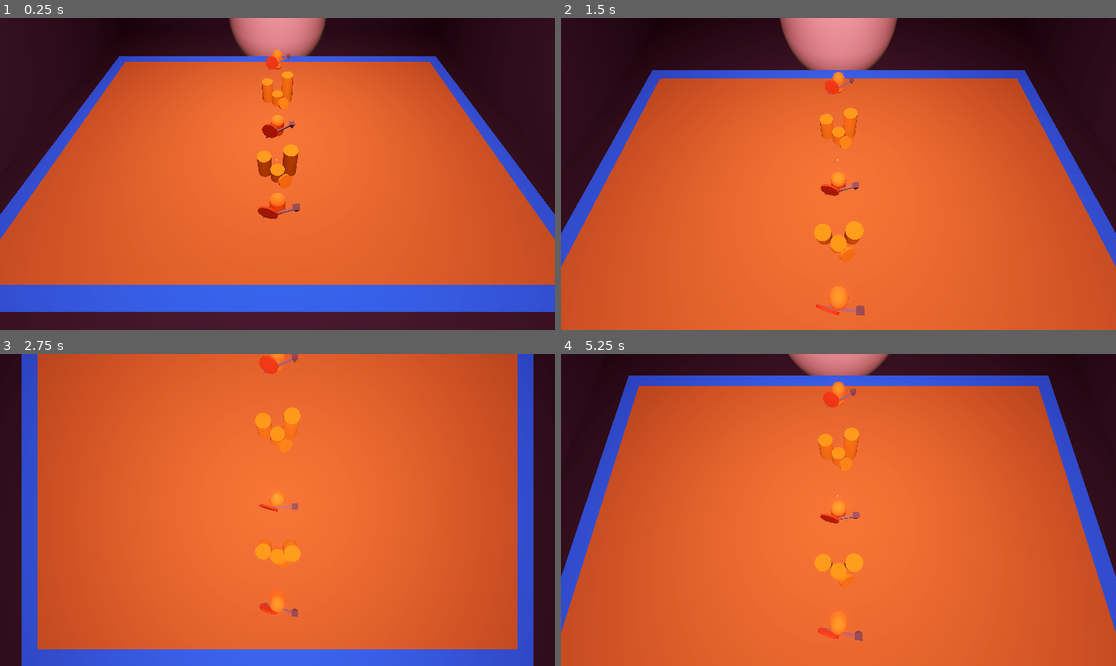
Above: before the commit, frames 1-4 (two rows, left to right).
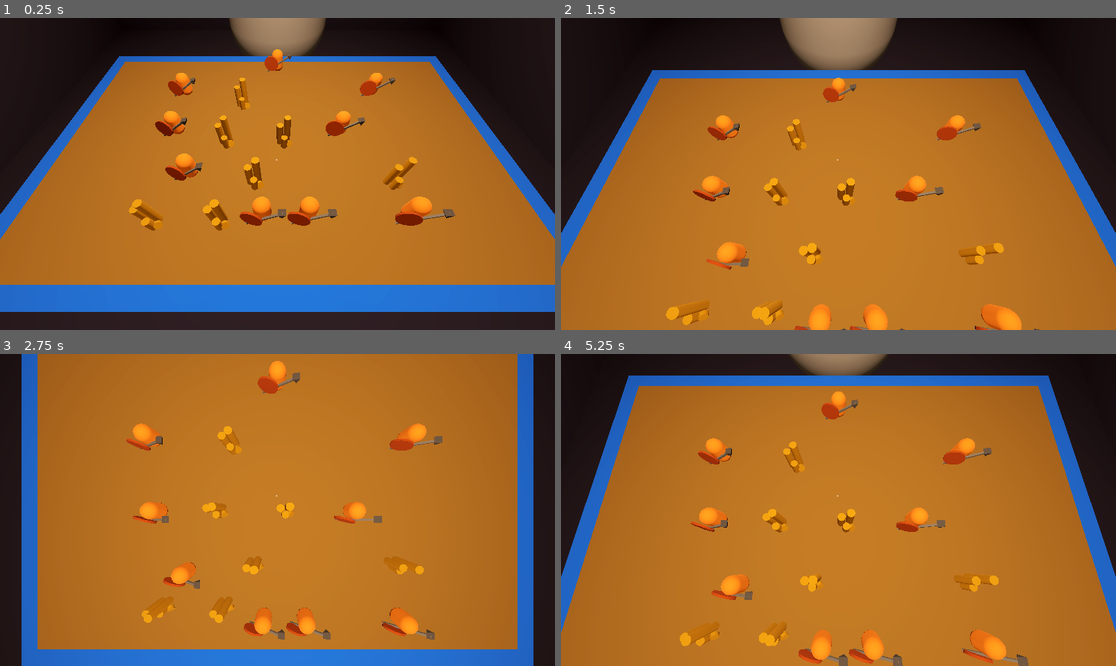
Above: after the commit, the same moments.

Repository: Bryan-Wang-105/card_game
Game: Godot game, scene res://world.tscn
The game is run twice, just before and just after one commit, with the same random seed, the same clock (stepped at 60 frames per second) and the same inputs.
Inputs (mouse positions are in pixels of both pictures, inside the frame that each line leads up to):
- Up to frame 1 (0.25 s): no input
- Up to frame 2 (1.5 s): tap Enter at 0.5 s; move the mouse to (960, 158) at 0.52 s; tap S (s) at 0.6 s; tap W (w) at 0.8, 1.35 s; move the mouse to (727, 189) at 1.27 s
- Up to frame 3 (2.75 s): tap S (s) at 1.55 s; tap Space at 2 s; move the mouse to (333, 441) at 2.02 s; click (333, 441) at 2.1 s; tap W (w) at 2.3 s
- Up to frame 4 (5.25 s): move the mouse to (810, 572) at 2.77 s; right-click (810, 572) at 2.85 s; tap S (s) at 3.05, 3.6, 4.55 s; move the mouse to (1005, 556) at 3.52 s; tap W (w) at 3.8 s; tap Enter at 4.25 s; move the mouse to (672, 463) at 4.27 s; tap Mouse wheel down (scroll_down) at 4.35 s; tap Space at 5 s; move the mouse to (866, 510) at 5.02 s; hold Mouse wheel up (scroll_up) from 5.03 s (still down)

The runs differ from the first frame. In frame 1, 65% of the frame differs, in the area x 0-100%, y 0-100%; in frame 2, 73%; in frame 3, 86%, in the area x 3-97%, y 0-100%; in frame 4, 81%.

Commit message:
Can now randomly generate events in the layers until boss visually and on the backend. Need to now link the paths to each node from backend to visual frontend.

Diff:
--- a/3D_art/CombatEvent/CombatEvent.tscn
+++ b/3D_art/CombatEvent/CombatEvent.tscn
@@ -6,7 +6,7 @@
 size = Vector3(0.213064, 0.178955, 0.130066)
 
 [node name="CombatEvent" type="CollisionShape3D" groups=["battle"]]
-transform = Transform3D(1, 0, 0, 0, 1, 0, 0, 0, 1, -0.00177759, 0.00177638, 0.0151672)
+transform = Transform3D(1, 0, 0, 0, 1, 0, 0, 0, 1, -0.00177759, 0.00177638, -0.000145525)
 shape = SubResource("BoxShape3D_8kd0p")
 
 [node name="Soldier" parent="." instance=ExtResource("1_ldko5")]
--- a/3D_art/CombatEvent/CombatMesh.tscn
+++ b/3D_art/CombatEvent/CombatMesh.tscn
@@ -31,7 +31,7 @@
 size = Vector3(0.213064, 0.178955, 0.130066)
 
 [node name="Soldier" type="MeshInstance3D" groups=["battle"]]
-transform = Transform3D(1, 0, 0, 0, 1, 0, 0, 0, 1, 0, -0.00127538, 0)
+transform = Transform3D(1, 0, 0, 0, 1, 0, 0, 0, 1, 0, 0.0809739, -0.00328207)
 mesh = SubResource("CapsuleMesh_5hl8y")
 surface_material_override/0 = SubResource("StandardMaterial3D_dflel")
 
--- a/3D_art/ShopEvent/ShopEvent.tscn
+++ b/3D_art/ShopEvent/ShopEvent.tscn
@@ -3,11 +3,11 @@
 [ext_resource type="PackedScene" uid="uid://de5tugve56jad" path="res://3D_art/ShopEvent/ShopMesh.tscn" id="1_pjytp"]
 
 [sub_resource type="BoxShape3D" id="BoxShape3D_q1kny"]
-size = Vector3(0.219678, 0.22762, 0.169492)
+size = Vector3(0.119434, 0.218302, 0.113601)
 
 [node name="ShopEvent" type="CollisionShape3D" groups=["shop"]]
-transform = Transform3D(1, 0, 0, 0, 1, 0, 0, 0, 1, -0.00490722, 0.117126, -0.0221092)
+transform = Transform3D(1, 0, 0, 0, 1, 0, 0, 0, 1, 0.00186398, 0.100941, -0.00186957)
 shape = SubResource("BoxShape3D_q1kny")
 
 [node name="ShopMesh" parent="." instance=ExtResource("1_pjytp")]
-transform = Transform3D(1, 0, 0, 0, -1, 8.74228e-08, 0, -8.74228e-08, -1, 0, -0.0730807, 0.00674796)
+transform = Transform3D(1, 0, 0, 0, -1, 8.74228e-08, 0, -8.74228e-08, -1, 0, -0.0597818, 0.0182737)
--- a/3D_art/ShopEvent/ShopMesh.tscn
+++ b/3D_art/ShopEvent/ShopMesh.tscn
@@ -1,47 +1,47 @@
 [gd_scene load_steps=6 format=3 uid="uid://de5tugve56jad"]
 
 [sub_resource type="CylinderMesh" id="CylinderMesh_yu101"]
-top_radius = 0.04
-bottom_radius = 0.04
+top_radius = 0.02
+bottom_radius = 0.02
 height = 0.08
 
 [sub_resource type="StandardMaterial3D" id="StandardMaterial3D_ncj8d"]
 albedo_color = Color(0.72549, 0.494118, 0, 1)
 
 [sub_resource type="CylinderMesh" id="CylinderMesh_v1qr4"]
-top_radius = 0.04
-bottom_radius = 0.04
+top_radius = 0.02
+bottom_radius = 0.02
 height = 0.15
 
 [sub_resource type="CylinderMesh" id="CylinderMesh_c30nf"]
-top_radius = 0.04
-bottom_radius = 0.04
+top_radius = 0.02
+bottom_radius = 0.02
 height = 0.2
 
 [sub_resource type="CylinderMesh" id="CylinderMesh_remvs"]
-top_radius = 0.04
-bottom_radius = 0.04
+top_radius = 0.02
+bottom_radius = 0.02
 height = 0.02
 
 [node name="ShopMesh" type="MeshInstance3D"]
-transform = Transform3D(1, 0, 0, 0, -1, 8.74228e-08, 0, -8.74228e-08, -1, 0, 0.0458106, 0)
+transform = Transform3D(1, 0, 0, 0, -1, 8.74228e-08, 0, -8.74228e-08, -1, 0.00492311, 0.0458106, 0.0180512)
 mesh = SubResource("CylinderMesh_yu101")
 surface_material_override/0 = SubResource("StandardMaterial3D_ncj8d")
 
 [node name="CollisionShape3D2" type="MeshInstance3D" parent="."]
-transform = Transform3D(1, 0, 0, 0, -0.999999, 8.74227e-08, 0, -8.74227e-08, -0.999999, -0.0726944, -0.0345594, 0.0404476)
+transform = Transform3D(1, 0, 0, 0, -0.999999, 8.74227e-08, 0, -8.74227e-08, -0.999999, -0.0268068, -0.0345594, 0.0338835)
 mesh = SubResource("CylinderMesh_v1qr4")
 skeleton = NodePath("")
 surface_material_override/0 = SubResource("StandardMaterial3D_ncj8d")
 
 [node name="CollisionShape3D3" type="MeshInstance3D" parent="."]
-transform = Transform3D(1, 0, 0, 0, -0.999999, 8.74227e-08, 0, -8.74227e-08, -0.999999, 0.070285, -0.0622836, 0.0404476)
+transform = Transform3D(1, 0, 0, 0, -0.999999, 8.74227e-08, 0, -8.74227e-08, -0.999999, 0.0169594, -0.0622836, 0.0404476)
 mesh = SubResource("CylinderMesh_c30nf")
 skeleton = NodePath("")
 surface_material_override/0 = SubResource("StandardMaterial3D_ncj8d")
 
 [node name="CollisionShape3D4" type="MeshInstance3D" parent="."]
-transform = Transform3D(0.757843, -0.458597, -0.464071, -0.192514, 0.522439, -0.830659, 0.623387, 0.71885, 0.30764, 0.0434417, 0.00816816, -0.0466504)
+transform = Transform3D(0.757843, -0.458597, -0.464071, -0.192514, 0.522439, -0.830659, 0.623387, 0.71885, 0.30764, 0.0291242, 0.0196273, 0.00353836)
 mesh = SubResource("CylinderMesh_remvs")
 skeleton = NodePath("")
 surface_material_override/0 = SubResource("StandardMaterial3D_ncj8d")
--- a/MapManager.gd
+++ b/MapManager.gd
@@ -4,6 +4,8 @@
 
 var path_to_combat = "res://3D_art/CombatEvent/CombatEvent.tscn"
 var path_to_shop = "res://3D_art/ShopEvent/ShopEvent.tscn"
+var toSpawnCombat = load(path_to_combat)
+var toSpawnShop = load(path_to_shop)
 var available_nodes = []
 
 var layers := 5
@@ -13,17 +15,15 @@
 
 # Called when the node enters the scene tree for the first time.
 func _ready() -> void:
-	place_events()
-	#generate_nodes_and_paths()
+	#place_events()
+	generate_nodes_and_paths()
 
 func place_events():
-	var toSpawnCombat = load(path_to_combat)
-	var toSpawnShop = load(path_to_shop)
 	var scene_instance
 	var start_node = get_node("Starting point")
 	var node_pos
 
-	for i in range(5):
+	for i in range(layers):
 		node_pos = start_node.get_child(i)
 
 		if i % 2 == 0:
@@ -42,23 +42,47 @@
 		# Add the instance to the current scene
 		add_child(scene_instance)
 
-		# Reset node pos
-		node_pos = get_node("Starting point")
 
 # Generates the nodes and paths as arrays
 func generate_nodes_and_paths():
+	var percent
+	var scene_instance
+	var start_node = get_node("Starting point")
+	var node_pos
+
+	print("A")
 	for layer_index in range(layers):
+		print(layer_index)
 		var current_layer_nodes := []
-
+		var horizontal_offset = []
+		node_pos = start_node.get_child(layer_index)
+		horizontal_offset = generate_random_points(nodes_per_layer[layer_index])
+		print("B")
 		# Generate nodes for each layer (store their unique IDs)
 		for node_index in range(nodes_per_layer[layer_index]):
-			current_layer_nodes.append("Node_%d_%d" % [layer_index, node_index])
+			percent = randi_range(0,1)
+			if percent == 0:
+				scene_instance = toSpawnCombat.instantiate()
+			else:
+				scene_instance = toSpawnShop.instantiate()
 
-		nodes.append(current_layer_nodes)
+			# Set the position of the new instance to the position of the specified node
+			scene_instance.position = node_pos.position
+			scene_instance.position.y = node_pos.position.y + .15
 
-		# Connect the nodes from the previous layer to the current layer
-		if layer_index > 0:
-			connect_nodes_without_intersections(nodes[layer_index - 1], current_layer_nodes)
+			if len(horizontal_offset) > 1:
+				scene_instance.position.x = node_pos.position.x + horizontal_offset[node_index]
+
+			current_layer_nodes.append("Layer %d / Node %d" % [layer_index, node_index])
+
+			# Add the instance to the current scene
+			add_child(scene_instance)
+
+			nodes.append(current_layer_nodes)
+
+			# Connect the nodes from the previous layer to the current layer
+			if layer_index > 0:
+				connect_nodes_without_intersections(nodes[layer_index - 1], current_layer_nodes)
 
 	print("Nodes: ", nodes)
 	print("Paths: ", paths)
@@ -129,3 +153,32 @@
 
 func update_available_nodes():
 	available_nodes[0] += 1
+
+
+func generate_random_points(num_points: int) -> Array:
+	# Validate the input to ensure it doesn't exceed 5 points
+	if num_points < 1 or num_points > 5:
+		print("Number of points must be between 1 and 5.")
+		return []
+
+	var points = []
+	var lower_bound = -1
+	var upper_bound = 1
+	var boundary = 0.3
+
+	# Generate unique random points within the specified range and minimum distance
+	while points.size() < num_points:
+		var random_point = randf_range(lower_bound + boundary, upper_bound - boundary)
+
+		# Check if the point respects the minimum distance
+		var is_valid_point = true
+		for point in points:
+			if abs(random_point - point) < 0.2:
+				is_valid_point = false
+				break
+
+		# If valid, add the point to the list
+		if is_valid_point:
+			points.append(random_point)
+
+	return points
--- a/MapManager.tscn
+++ b/MapManager.tscn
@@ -48,16 +48,16 @@
 [node name="Starting point" type="Node3D" parent="."]
 
 [node name="1" type="Node3D" parent="Starting point"]
-transform = Transform3D(1, 0, 0, 0, 1, 0, 0, 0, 1, 0, 0, 0.560369)
+transform = Transform3D(1, 0, 0, 0, 1, 0, 0, 0, 1, 0, 0, 0.622503)
 
 [node name="2" type="Node3D" parent="Starting point"]
-transform = Transform3D(1, 0, 0, 0, 1, 0, 0, 0, 1, 0, 0, 0.330977)
+transform = Transform3D(1, 0, 0, 0, 1, 0, 0, 0, 1, 0, 0, 0.393111)
 
 [node name="3" type="Node3D" parent="Starting point"]
-transform = Transform3D(1, 0, 0, 0, 1, 0, 0, 0, 1, 0, 0, 0.0323687)
+transform = Transform3D(1, 0, 0, 0, 1, 0, 0, 0, 1, 0, 0, 0.0945028)
 
 [node name="4" type="Node3D" parent="Starting point"]
-transform = Transform3D(1, 0, 0, 0, 1, 0, 0, 0, 1, 0, 0, -0.328442)
+transform = Transform3D(1, 0, 0, 0, 1, 0, 0, 0, 1, 0, 0, -0.266308)
 
 [node name="5" type="Node3D" parent="Starting point"]
-transform = Transform3D(1, 0, 0, 0, 1, 0, 0, 0, 1, 0, 0, -0.711285)
+transform = Transform3D(1, 0, 0, 0, 1, 0, 0, 0, 1, 0, 0, -0.552728)
--- a/RoomManager.tscn
+++ b/RoomManager.tscn
@@ -142,13 +142,13 @@
 size = Vector3(0.434998, 0.166504, 4.12646)
 
 [node name="OmniLight3D" type="OmniLight3D" parent="."]
-transform = Transform3D(1, 0, 0, 0, 1, 0, 0, 0, 1, 0, 1.78862, 0)
-light_color = Color(0.968627, 0.509804, 0.541176, 1)
+transform = Transform3D(1, 0, 0, 0, 1, 0, 0, 0, 1, 0, 2.5547, 0)
+light_color = Color(0.839216, 0.678431, 0.533333, 1)
 light_energy = 4.394
 
-[node name="OmniLight3D2" type="OmniLight3D" parent="."]
-transform = Transform3D(1, 0, 0, 0, 1, 0, 0, 0, 1, 0, 1.78862, 2.33627)
-light_color = Color(0.968627, 0.509804, 0.541176, 1)
+[node name="OmniLight3D2" type="OmniLight3D" parent="OmniLight3D"]
+transform = Transform3D(1, 0, 0, 0, 1, 0, 0, 0, 1, 0, 0, 2.33627)
+light_color = Color(0.839216, 0.678431, 0.533333, 1)
 light_energy = 1.473
 
 [node name="DESK" type="StaticBody3D" parent="."]
